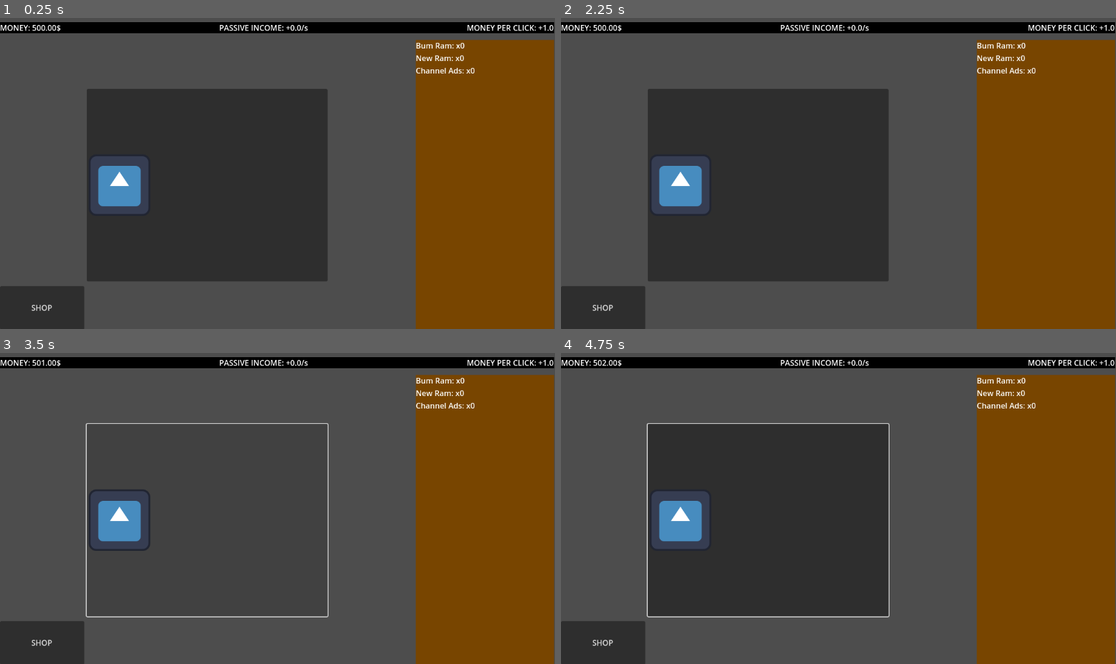
Above: before the commit, frames 1-4 (two rows, left to right).
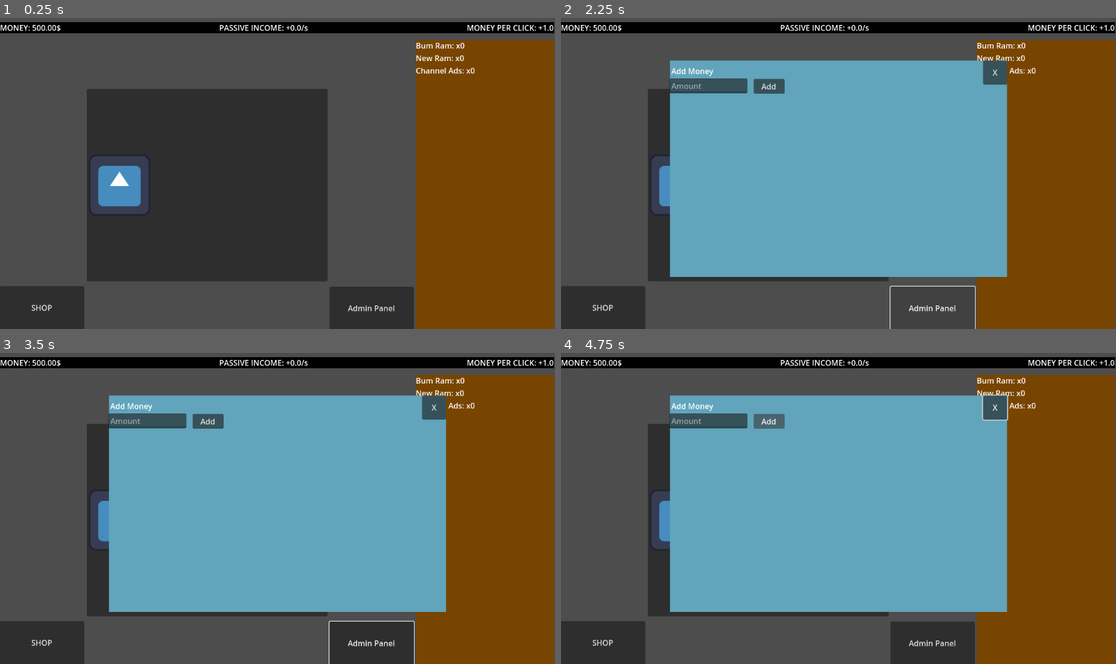
Above: after the commit, the same moments.

Repository: BigBarfEaterBBE/crusty_pc_clicker
Game: Godot game, scene res://scenes/main_game.tscn
Two runs of this game, one before a commit and one after it. Both use one fixed random seed, a clock stepped at 60 frames per second and the inputs below. The engine's default icon, where the game draws it, is replaced by a stand-in: a white triangle on a blue panel in a dark square.
Inputs (mouse positions are in pixels of both pictures, inside the frame that each line leads up to):
- Up to frame 1 (0.25 s): no input
- Up to frame 2 (2.25 s): click "SHOP" at 0.5 s; click "X" at 1.25 s; click (932, 307) at 2 s, where only the run after the commit has a clickable "Admin Panel"
- Up to frame 3 (3.5 s): click (205, 520) at 2.75 s
- Up to frame 4 (4.75 s): click (771, 421) at 3.5 s, where only the run after the commit has a clickable "Add"; tap Enter at 4.25 s; hold Right from 4.28 s (still down); tap Alt at 4.35 s

The runs differ from the first frame. In frame 1, 2.0% of the frame differs, in the area x 59-75%, y 86-100%; in frame 2, 42%; in frame 3, 44%; in frame 4, 44%, in the area x 7-81%, y 2-100%.

Commit message:
11/1 3:02 PM
added an admin panel + add money cmd

Diff:
--- a/crusty_pc_clicker/scenes/clicking_interface.tscn
+++ b/crusty_pc_clicker/scenes/clicking_interface.tscn
@@ -1,27 +1,7 @@
-[gd_scene load_steps=4 format=3 uid="uid://c83ym4t8sax0c"]
+[gd_scene load_steps=3 format=3 uid="uid://c83ym4t8sax0c"]
 
 [ext_resource type="Script" uid="uid://dp12qvdchx1q6" path="res://scripts/clicking_interface.gd" id="1_7t30x"]
 [ext_resource type="Texture2D" uid="uid://cyxdtoi3wb2ts" path="res://icon.svg" id="1_cl88x"]
-
-[sub_resource type="GDScript" id="GDScript_y4hy6"]
-script/source = "extends Button
-
-var count = 0
-
-# Called when the node enters the scene tree for the first time.
-func _ready() -> void:
-	pass # Replace with function body.
-
-
-# Called every frame. 'delta' is the elapsed time since the previous frame.
-func _process(delta: float) -> void:
-	pass
-
-
-func _on_pressed() -> int:
-	count += 1
-	return count # Replace with function body.
-"
 
 [node name="clicking_interface" type="VBoxContainer"]
 anchors_preset = 15
@@ -83,6 +63,22 @@
 size_flags_vertical = 3
 size_flags_stretch_ratio = 3.0
 
+[node name="MarginContainer2" type="MarginContainer" parent="HBoxContainer/click_area"]
+layout_mode = 1
+anchors_preset = 3
+anchor_left = 1.0
+anchor_top = 1.0
+anchor_right = 1.0
+anchor_bottom = 1.0
+offset_left = -175.0
+offset_top = -90.0
+grow_horizontal = 0
+grow_vertical = 0
+
+[node name="Button" type="Button" parent="HBoxContainer/click_area/MarginContainer2"]
+layout_mode = 2
+text = "Admin Panel"
+
 [node name="MarginContainer" type="MarginContainer" parent="HBoxContainer/click_area"]
 layout_mode = 1
 anchors_preset = 2
@@ -96,7 +92,6 @@
 [node name="Button" type="Button" parent="HBoxContainer/click_area/MarginContainer"]
 layout_mode = 2
 text = "SHOP"
-script = SubResource("GDScript_y4hy6")
 
 [node name="Button" type="Button" parent="HBoxContainer/click_area"]
 layout_mode = 1
@@ -148,5 +143,6 @@
 text = "test
 awdawd"
 
+[connection signal="pressed" from="HBoxContainer/click_area/MarginContainer2/Button" to="." method="_on_admin_button_pressed"]
 [connection signal="pressed" from="HBoxContainer/click_area/MarginContainer/Button" to="." method="_on_shop_button_pressed"]
 [connection signal="pressed" from="HBoxContainer/click_area/Button" to="." method="_on_click_area_pressed"]
--- a/crusty_pc_clicker/scenes/game_manager.tscn
+++ b/crusty_pc_clicker/scenes/game_manager.tscn
@@ -1,9 +1,12 @@
-[gd_scene load_steps=3 format=3 uid="uid://dfmc8wcxoocjf"]
+[gd_scene load_steps=4 format=3 uid="uid://dfmc8wcxoocjf"]
 
 [ext_resource type="Script" uid="uid://dupsalskiisgi" path="res://scripts/game_manager.gd" id="1_hwd4i"]
 
 [sub_resource type="StyleBoxFlat" id="StyleBoxFlat_yqjtg"]
 bg_color = Color(0.808367, 0.514524, 0.419971, 1)
+
+[sub_resource type="StyleBoxFlat" id="StyleBoxFlat_hwd4i"]
+bg_color = Color(0.381717, 0.642465, 0.737079, 1)
 
 [node name="GameManager" type="Node"]
 script = ExtResource("1_hwd4i")
@@ -58,5 +61,50 @@
 grow_horizontal = 0
 text = "X"
 
+[node name="AdminCanvasLayer" type="CanvasLayer" parent="."]
+
+[node name="AdminPanel" type="Panel" parent="AdminCanvasLayer"]
+offset_left = 226.0
+offset_top = 90.0
+offset_right = 926.0
+offset_bottom = 540.0
+theme_override_styles/panel = SubResource("StyleBoxFlat_hwd4i")
+
+[node name="Button" type="Button" parent="AdminCanvasLayer/AdminPanel"]
+layout_mode = 1
+anchors_preset = 1
+anchor_left = 1.0
+anchor_right = 1.0
+offset_left = -50.0
+offset_bottom = 50.0
+grow_horizontal = 0
+text = "X"
+
+[node name="Label" type="Label" parent="AdminCanvasLayer/AdminPanel"]
+layout_mode = 0
+offset_left = 3.0
+offset_top = 10.0
+offset_right = 91.0
+offset_bottom = 33.0
+text = "Add Money"
+
+[node name="AmountInput" type="LineEdit" parent="AdminCanvasLayer/AdminPanel"]
+layout_mode = 2
+offset_left = -1.0
+offset_top = 37.0
+offset_right = 161.0
+offset_bottom = 68.0
+placeholder_text = "Amount"
+
+[node name="AddMoneyButton" type="Button" parent="AdminCanvasLayer/AdminPanel"]
+layout_mode = 2
+offset_left = 174.0
+offset_top = 38.0
+offset_right = 238.0
+offset_bottom = 69.0
+text = "Add"
+
 [connection signal="timeout" from="Timer" to="." method="_on_passive_timer_timeout"]
 [connection signal="pressed" from="ShopCanvasLayer/ShopPanel/Button" to="." method="shop_exit_button_pressed"]
+[connection signal="pressed" from="AdminCanvasLayer/AdminPanel/Button" to="." method="admin_exit_button_pressed"]
+[connection signal="pressed" from="AdminCanvasLayer/AdminPanel/AddMoneyButton" to="." method="_on_add_money_button_pressed"]
--- a/crusty_pc_clicker/scripts/clicking_interface.gd
+++ b/crusty_pc_clicker/scripts/clicking_interface.gd
@@ -17,3 +17,5 @@
 	GameManager.area_clicked()
 func _on_shop_button_pressed():
 	GameManager.toggle_shop_visibility()
+func _on_admin_button_pressed():
+	GameManager.toggle_admin_visibility()
--- a/crusty_pc_clicker/scripts/game_manager.gd
+++ b/crusty_pc_clicker/scripts/game_manager.gd
@@ -15,6 +15,12 @@
 @onready var shop_panel = $ShopCanvasLayer/ShopPanel
 @onready var left_column = $ShopCanvasLayer/ShopPanel/ScrollContainer/HBoxContainer/VBoxContainer
 @onready var right_column = $ShopCanvasLayer/ShopPanel/ScrollContainer/HBoxContainer/VBoxContainer2
+
+
+@onready var admin_canvas_layer = $AdminCanvasLayer
+@onready var admin_panel = $AdminCanvasLayer/AdminPanel
+@onready var add_money_input = $AdminCanvasLayer/AdminPanel/AmountInput
+
 
 const SHOP_ITEM_SCENE = preload("res://scenes/shop_item.tscn")
 
@@ -34,6 +40,9 @@
 	if shop_canvas_layer != null and shop_panel!= null:
 		shop_canvas_layer.visible = false
 		shop_panel.mouse_filter = Control.MOUSE_FILTER_IGNORE
+	if admin_canvas_layer != null and admin_panel != null:
+		admin_canvas_layer.visible = false
+		admin_panel.mouse_filter = Control.MOUSE_FILTER_IGNORE
 	_populate_shop()
 
 	passive_timer.wait_time = 1.0
@@ -72,6 +81,14 @@
 		else:
 			shop_panel.mouse_filter = Control.MOUSE_FILTER_IGNORE
 
+func toggle_admin_visibility():
+	if admin_canvas_layer != null and admin_panel != null:
+		admin_canvas_layer.visible = !admin_canvas_layer.visible
+		if admin_canvas_layer.visible:
+			admin_panel.mouse_filter = Control.MOUSE_FILTER_STOP
+		else:
+			admin_panel.mouse_filter = Control.MOUSE_FILTER_IGNORE
+
 func add_item_purchase(id: String):
 	item_counts[id] = item_counts.get(id,0) + 1
 	_update_item_log()
@@ -107,6 +124,19 @@
 	item_log_label.text = log_text
 
 
+func _on_add_money_button_pressed():
+	if add_money_input == null:
+		return
+	var input_text = add_money_input.text
+	var amount:float = float(input_text)
+	if amount > 0.0:
+		current_money += amount
+		_update_stats_ui()
+		add_money_input.text = ""
+	else:
+		add_money_input.text = ""
+		return
+
 func _update_stats_ui():
 	if money_label != null:
 		money_label.text = "MONEY: %0.2f$" % current_money
@@ -126,3 +156,6 @@
 
 func shop_exit_button_pressed():
 	toggle_shop_visibility()
+
+func admin_exit_button_pressed():
+	toggle_admin_visibility()
